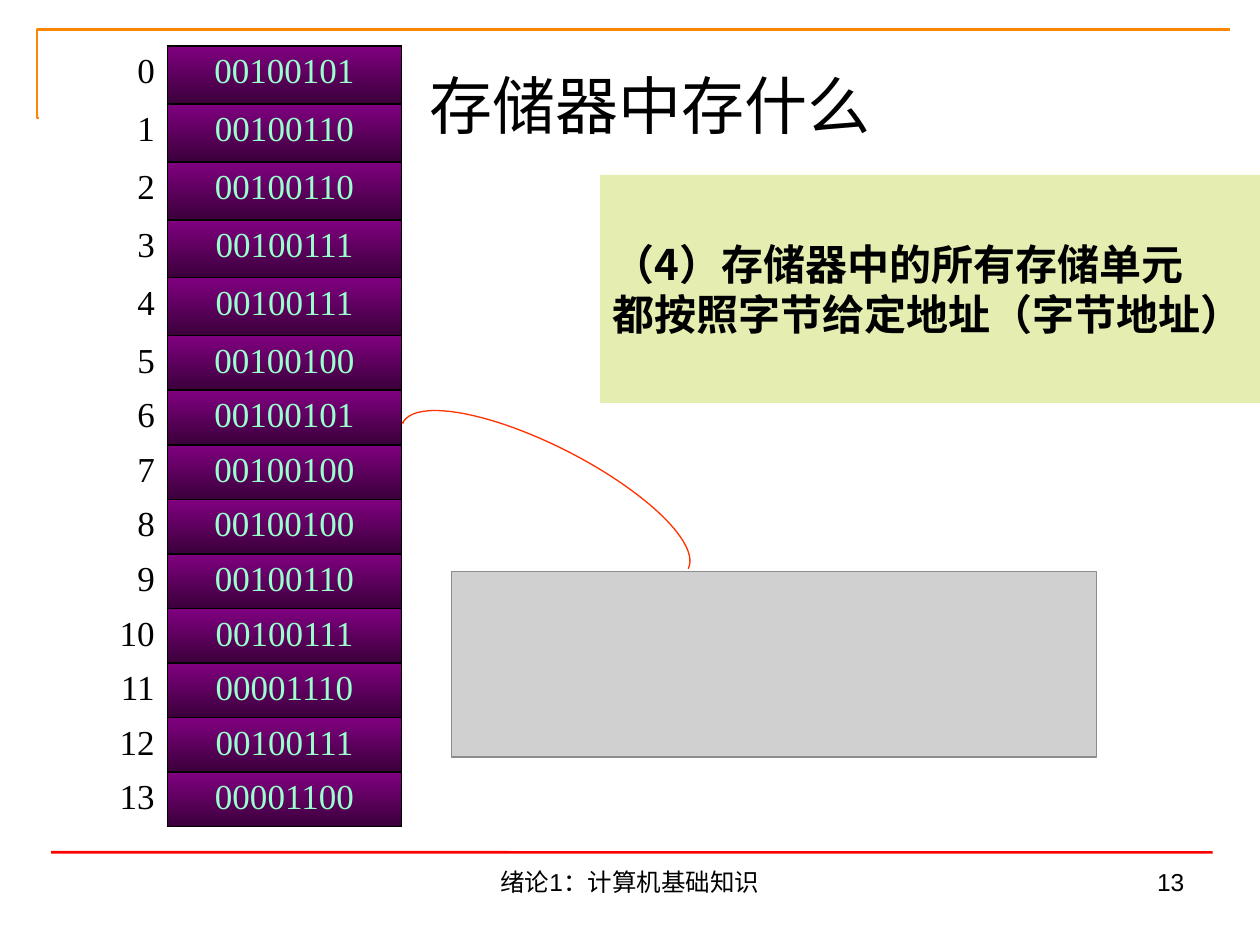
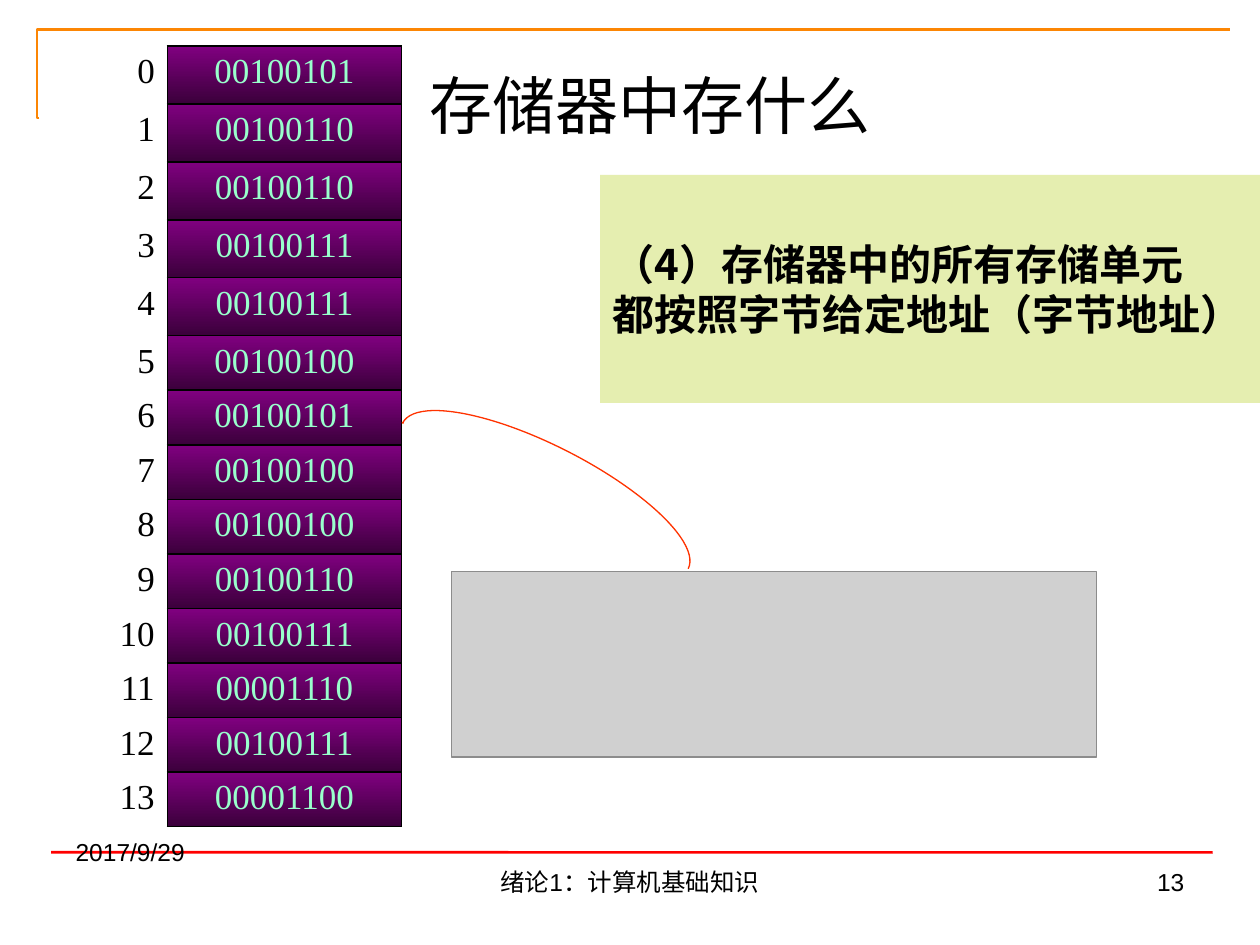
Before and after one commit to cugwhp/OOPCPP, a slide deck: slide 13 of 02.PPT/Ch1-绪论/C++第01讲 绪论1：计算机基础知识.pptx. Drawn at 1260x945 pixels with LibreOffice and Linux fonts; fonts in the diff are those of the drawing; grey boxes stand for pictures. Boxes give left, top, right and bottom in pixels: in the first picture for what was removed or moved away, otherwise in the second. Text is boxed around its words. In the diff, an @@ line names an element or a change of style, - is before the commit and + after.

```diff
--- a/02.PPT/Ch1-绪论/C++第01讲 绪论1：计算机基础知识.pptx
+++ b/02.PPT/Ch1-绪论/C++第01讲 绪论1：计算机基础知识.pptx
@@ text added at <box>76,843,185,862</box>, 14 pt, text #000000 @@
+2017/9/29
```
Also in this commit, not shown: 34 other slides changed, 1 other file.
